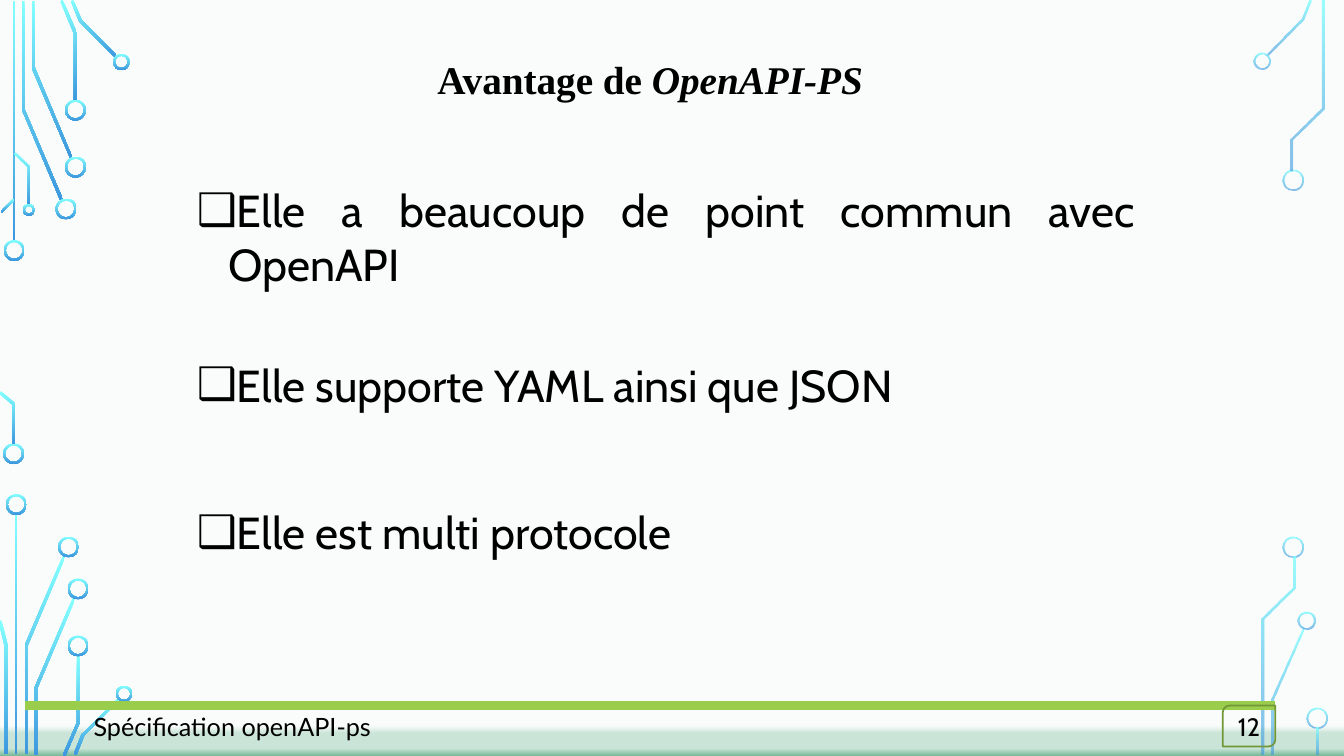
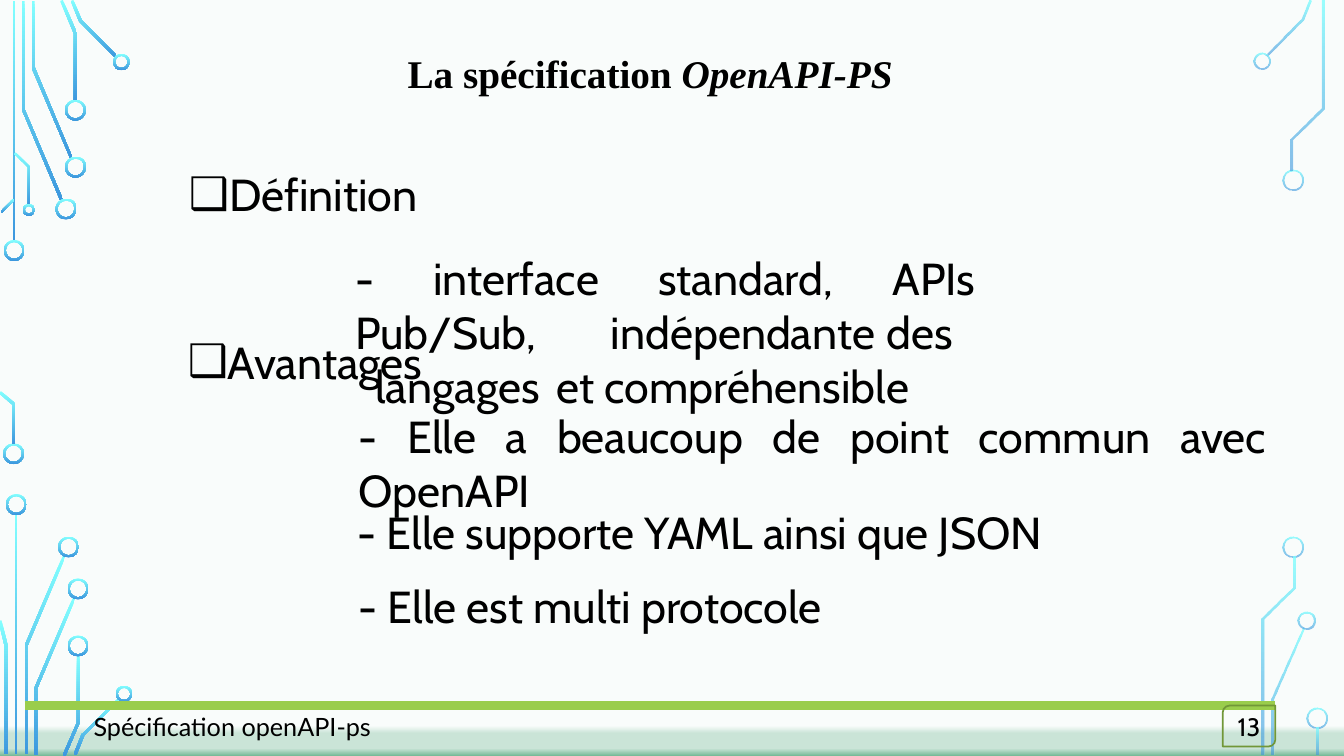
Before and after one commit to OA-Souleymane/MyGitHub-Files, a slide deck: slide 12 of Chapitres/mémoire/diapoMemoire.pptx. Drawn at 1344x756 pixels with LibreOffice and Linux fonts; fonts in the diff are those of the drawing; background and template pictures are left out. Boxes give left, top, right and bottom in pixels: in the first picture for what was removed or moved away, otherwise in the second. Text is boxed around its words. In the diff, an @@ line names an element or a change of style, - is before the commit and + after.

```diff
--- a/Chapitres/mémoire/diapoMemoire.pptx
+++ b/Chapitres/mémoire/diapoMemoire.pptx
@@ text at (408, 60, 893, 95): text changed @@
-Avantage de OpenAPI-PS
+La spécification OpenAPI-PS
@@ text added at (229, 177, 417, 212), 32 pt, text #000000 @@
+❑ Définition
@@ text added at (355, 261, 976, 413), 32 pt, text #000000 @@
+- interface standard, APIs Pub/Sub, indépendante des langages et compréhensible
@@ text added at (228, 341, 422, 389), 32 pt, text #000000 @@
+❑ Avantages
@@ text at (359, 419, 1266, 517): text changed @@
-❑ Elle a beaucoup de point commun avec OpenAPI
+- Elle a beaucoup de point commun avec OpenAPI
@@ text at (387, 511, 1043, 559): text changed @@
-❑ Elle supporte YAML ainsi que JSON
+- Elle supporte YAML ainsi que JSON
@@ text at (388, 589, 822, 633): text changed @@
-❑ Elle est multi protocole
+- Elle est multi protocole
@@ text in round diag rect at (1238, 715, 1261, 737): text changed @@
-12
+13
```
Also in this commit, not shown: 11 other slides changed, 2 slides added, 2 slides removed, 3 other files.
